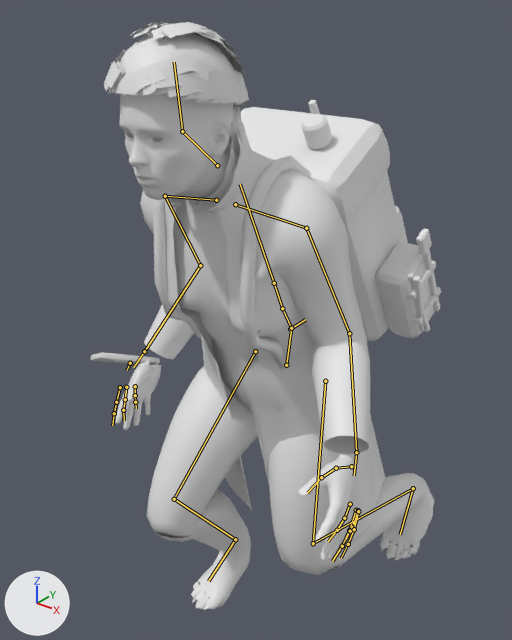
Two versions of the glTF model assets/models/lab_ref/ref_elena_mpfb.glb, one commit apart.
One viewpoint serves both versions: a camera (50 mm lens) standing at (0.819, -1.147, 1.568) and looking at (-0.089, -0.012, 0.864). Lighting does not change. The marker at lower left points along +X, +Y and +Z. The older version comes first. Both versions are drawn at frame 25 of the action 'crouch_walk'; the numbers are the values there. The bones that change, and the others that lie on the model, are drawn over the model as lines.

The first picture shows 'Aster', 'Backpack', 'Elena_Base', 'Elena_Boots', 'Elena_Coat', 'Elena_Hair', 'Elena_HairCards', 'Elena_Knit', 'Elena_Strap_L', 'Elena_Strap_R', 'Elena_Trousers'.
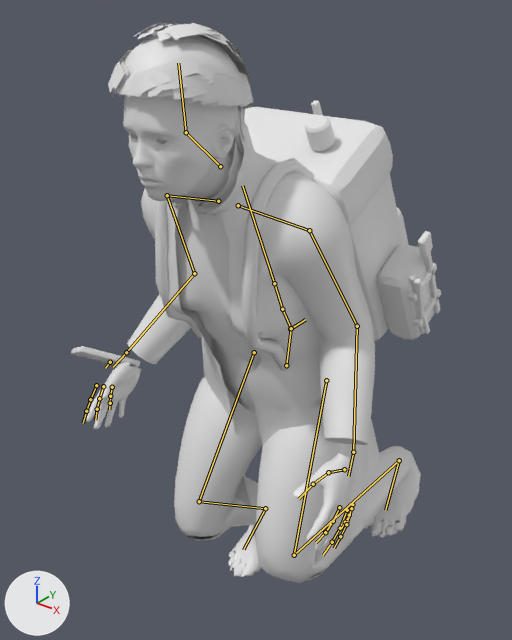
The change in detail:
Bone 'pelvis' (bone_pelvis) turns from (16, -2, -1) to (16, 0, 0) degrees about its own x, y and z.
Bone 'spine_03' (bone_spine_03) turns from (6, 3, 0) to (6, 0, 0) degrees about its own x, y and z.
Bone 'upperarm_l' (bone_upperarm_l) turns from (5, -6, -32) to (-1, 0, -32) degrees about its own x, y and z.
Bone 'lowerarm_l' (bone_lowerarm_l) turns from (27, -23, 12) to (21, -17, 10) degrees about its own x, y and z.
Bone 'upperarm_r' (bone_upperarm_r) turns from (-8, -5, 32) to (-1, 0, 32) degrees about its own x, y and z.
Bone 'thigh_l' (bone_thigh_l) turns from (-20, -1, 10) to (-32, 1, 16) degrees about its own x, y and z.
Bone 'calf_l' (bone_calf_l) turns from (85, 5, 5) to (113, 5, 7) degrees about its own x, y and z.
Bone 'foot_l' (bone_foot_l) turns from (-41, -3, -3) to (-57, -4, -3) degrees about its own x, y and z.
Bone 'thigh_r' (bone_thigh_r) turns from (-44, -3, -22) to (-32, -1, -16) degrees about its own x, y and z.
Bone 'foot_r' (bone_foot_r) turns from (-25, 1, 2) to (-33, 2, 2) degrees about its own x, y and z.

What differs and where, as boxes [x1, y1, x2, y2] in the pictures (512 x 640 px):
'Elena_Coat', posed: before [140, 133, 385, 545]; after [127, 135, 380, 543]
'Elena_Trousers', posed (20% narrower): before [147, 342, 372, 575]; after [174, 341, 354, 583]
'Backpack', posed: before [241, 100, 441, 341]; after [244, 101, 441, 341]
'Elena_Base', posed (11% wider): before [115, 93, 355, 562]; after [86, 95, 353, 551]
'Elena_Boots', posed (17% narrower): before [151, 473, 434, 610]; after [186, 446, 421, 581]
'Elena_Knit', posed: before [172, 136, 259, 379]; after [174, 138, 262, 382]
'Elena_HairCards', posed: before [104, 21, 251, 155]; after [108, 22, 254, 157]
'Elena_Strap_L', posed: before [240, 156, 311, 369]; after [241, 158, 314, 370]
'Elena_Hair', posed: before [110, 33, 235, 96]; after [114, 35, 240, 98]
'Elena_Strap_R', posed: before [153, 199, 207, 338]; after [155, 201, 207, 338]
'Aster', posed (57% taller): before [90, 352, 160, 365]; after [71, 346, 140, 367]
'emit_aster', posed (not visible afterwards): before [106, 352, 148, 357]
bone 'spine_03', root to tip: before (274, 283) to (240, 184); after (274, 283) to (242, 185)
bone 'upperarm_l', root to tip: before (306, 228) to (349, 333); after (309, 230) to (357, 326)
bone 'lowerarm_l', root to tip: before (349, 333) to (356, 452); after (357, 326) to (353, 452)
bone 'upperarm_r', root to tip: before (165, 196) to (200, 265); after (167, 195) to (194, 273)
bone 'thigh_l', root to tip: before (325, 381) to (313, 543); after (326, 380) to (294, 555)
bone 'calf_l', root to tip: before (313, 543) to (413, 488); after (294, 555) to (399, 460)
bone 'foot_l', root to tip: before (413, 488) to (400, 534); after (399, 460) to (385, 510)
bone 'thigh_r', root to tip: before (255, 351) to (174, 499); after (254, 352) to (199, 501)
bone 'foot_r', root to tip: before (235, 539) to (208, 581); after (265, 508) to (243, 549)
